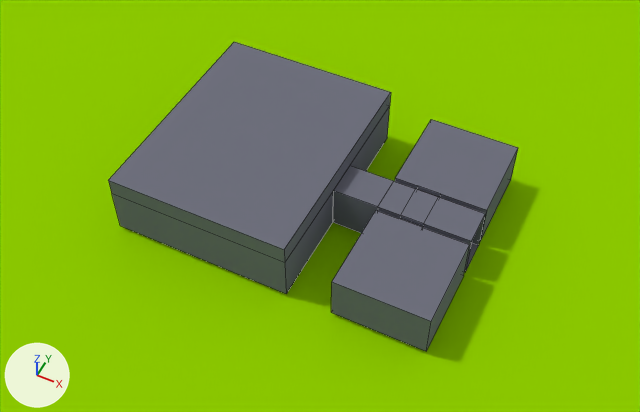
Renders of the Blender file DyNaDeMo/assets/Textures/Scene_v102.blend from each side of a commit.
Camera for both pictures: a 50 mm lens placed at (3.29, -10.09, 14.46), pointed at (-2.32, 1.13, 0.43). Arrows for +X, +Y and +Z are at lower left; the lights stay in place. Mesh edges are drawn as thin lines.

The older version as bpy lines, for what is in view:
```python
me_ground = bpy.data.meshes.new('Ground')
me_ground.from_pydata(...)  # 32 vertices, 1 face; spans x -1.0..1.0, y -1.0..1.0, z 0.0
me_ground.materials.append(mat_ground)  # green #8ece00
me_room = bpy.data.meshes.new('Room')
me_room.from_pydata(...)  # 14 vertices, 8 faces; spans x -1.0..1.0, y -1.0..1.0, z 0.1..1.1
me_room.materials.append(mat_room)  # grey #6f717e
me_room_001 = bpy.data.meshes.new('Room.001')
me_room_001.from_pydata(...)  # 32 vertices, 24 faces; spans x -1.5..1.5, y 0.0..1.0, z 0.0..1.0
me_room_001.materials.append(mat_room)  # grey #6f717e
me_room_002 = bpy.data.meshes.new('Room.002')
me_room_002.from_pydata(...)  # 14 vertices, 8 faces; spans x -1.0..1.0, y 2.0..4.0, z 0.1..1.1
me_room_002.materials.append(mat_room)  # grey #6f717e
me_room_003 = bpy.data.meshes.new('Room.003')
me_room_003.from_pydata(...)  # 16 vertices, 11 faces; spans x -5.5..-1.5, y -2.0..3.0, z 0.0..1.4
me_room_003.materials.append(mat_room)  # grey #6f717e
ob_ground = bpy.data.objects.new('Ground', me_ground)
ob_ground.location = (0.0, 0.0, 0.0)
ob_ground.rotation_euler = (0.0, 3.142, 0.0)  # degrees (0, 180, 0)
ob_ground.scale = (40.0, 40.0, 40.0)
ob_room = bpy.data.objects.new('Room', me_room)
ob_room.location = (0.0, 0.0, 0.0)
ob_room_001 = bpy.data.objects.new('Room.001', me_room_001)
ob_room_001.location = (-0.5, 1.0, 0.1)
ob_room_002 = bpy.data.objects.new('Room.002', me_room_002)
ob_room_002.location = (0.0, 0.0, 0.0)
ob_room_003 = bpy.data.objects.new('Room.003', me_room_003)
ob_room_003.location = (-0.5, 1.0, 0.1)
```
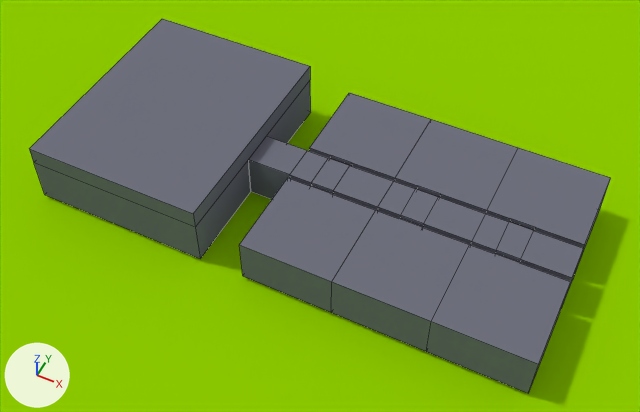
Patch to the scene script:
```diff
--- a/DyNaDeMo/assets/Textures/Scene_v102.blend.py
+++ b/DyNaDeMo/assets/Textures/Scene_v102.blend.py
@@ me_room_001 @@
 # used by ob_room_001; location = (-0.5, 1.0, 0.1)
-me_room_001.from_pydata(...)  # 32 vertices, 24 faces; spans x -1.5..1.5, y 0.0..1.0, z 0.0..1.0
+me_room_001.from_pydata(...)  # 80 vertices, 65 faces; spans x -1.5..5.5, y 0.0..1.0, z 0.0..1.0
+# me_room_001 part 1
+# 48 vertices are added at x 2.0..5.5, y 0.0..1.0, z 0.0..1.0
+# 41 new faces join them
 me_room_001.materials.append(mat_room)
@@ ob_room_003 @@
 ob_room_003 = bpy.data.objects.new('Room.003', me_room_003)
-ob_room_003.location = (-0.5, 1.0, 0.1)
+ob_room_003.location = (-2.5, 1.0, 0.1)
@@ ob_room_001 @@
 ob_room_001 = bpy.data.objects.new('Room.001', me_room_001)
-ob_room_001.location = (-0.5, 1.0, 0.1)
+ob_room_001.location = (-2.5, 1.0, 0.1)
@@ ob_room_004 @@
+ob_room_004 = bpy.data.objects.new('Room.004', me_room.copy())  # the mesh of ob_room
+ob_room_004.location = (2.0, 0.0, 0.0)
@@ ob_room_005 @@
+ob_room_005 = bpy.data.objects.new('Room.005', me_room.copy())  # the mesh of ob_room
+ob_room_005.location = (-2.0, 0.0, 0.0)
@@ ob_room_006 @@
+ob_room_006 = bpy.data.objects.new('Room.006', me_room_002.copy())  # the mesh of ob_room_002
+ob_room_006.location = (2.0, 0.0, 0.0)
@@ ob_room_007 @@
+ob_room_007 = bpy.data.objects.new('Room.007', me_room_002.copy())  # the mesh of ob_room_002
+ob_room_007.location = (-2.0, 0.0, 0.0)
```

Boxes (x1, y1, x2, y2) around the edits, measured in the pictures (640 x 412 px):
'Room.003', moved
    before: (108, 42, 391, 294)
    after: (29, 19, 311, 259)
'Room.001', reshaped, moved (120% wider, 60% taller)
    before: (333, 166, 485, 272)
    after: (248, 136, 583, 306)
'Room.004', added
    after: (427, 245, 570, 393)
'Room.005', added
    after: (239, 178, 375, 312)
'Room.006', added
    after: (486, 148, 611, 275)
'Room.007', added
    after: (310, 93, 431, 181)
part 1 of me_room_001, added
    after: (377, 181, 583, 306)
